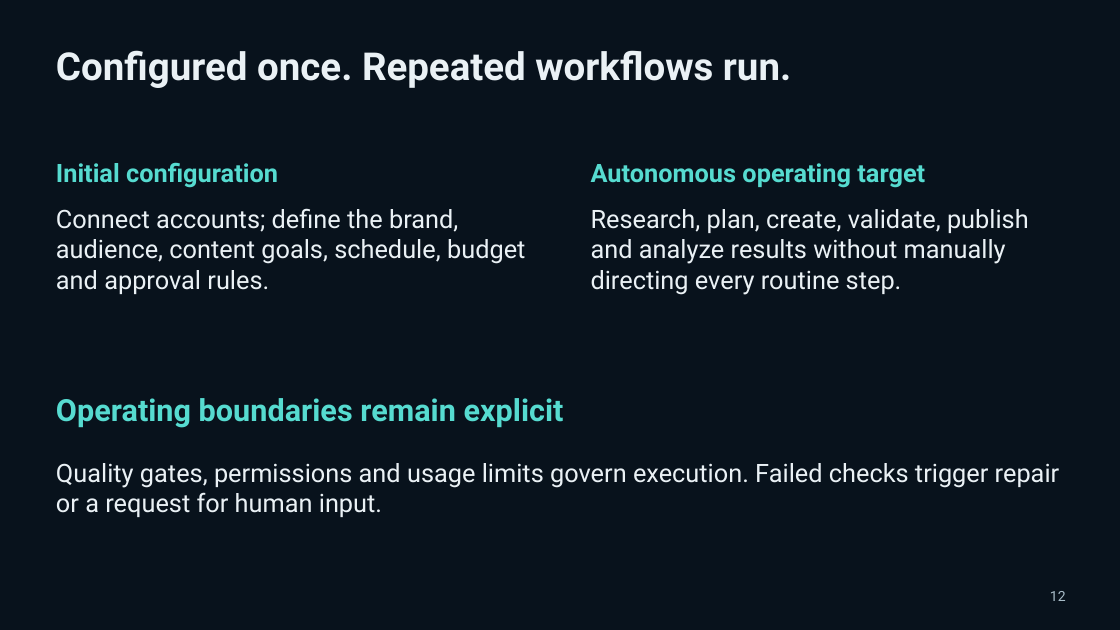
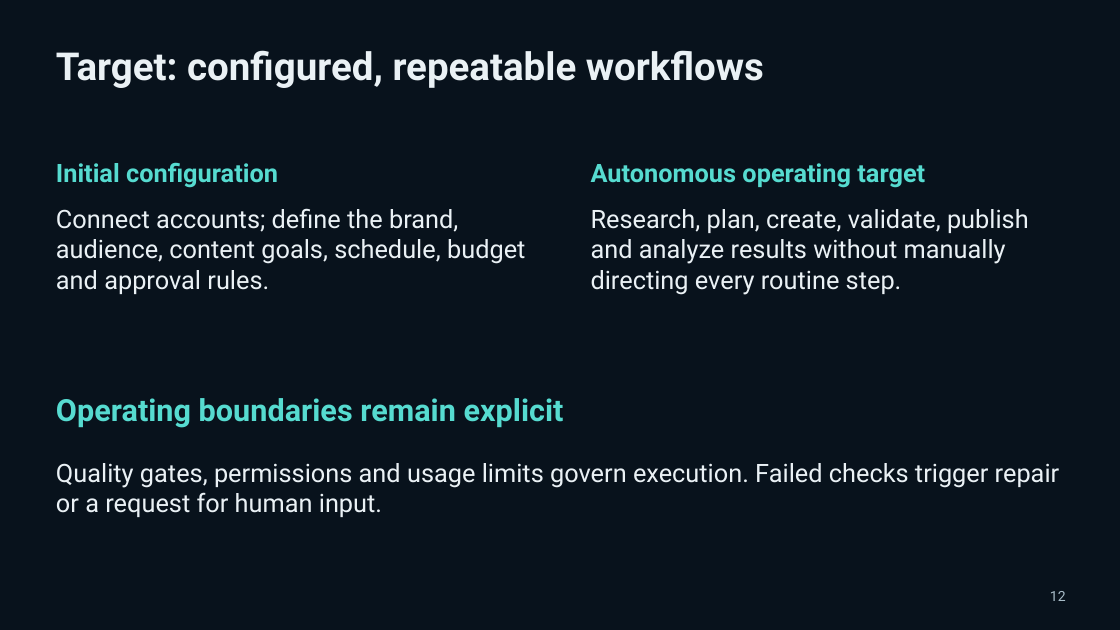
Before and after one commit to pavlichuckcrypt-maker/Vantemio, a slide deck: slide 12 of docs/pitch/Vantemio_Presentation_2026-10-05.pptx. Drawn at 1120x630 pixels with LibreOffice and Linux fonts; fonts in the diff are those of the drawing. Boxes give left, top, right and bottom in pixels: in the first picture for what was removed or moved away, otherwise in the second. Text is boxed around its words. In the diff, an @@ line names an element or a change of style, - is before the commit and + after.

```diff
--- a/docs/pitch/Vantemio_Presentation_2026-10-05.pptx
+++ b/docs/pitch/Vantemio_Presentation_2026-10-05.pptx
@@ text at [56,50,764,88]: text changed @@
-Configured once. Repeated workflows run.
+Target: configured, repeatable workflows
```
Also in this commit, not shown: 17 other slides changed, 1 slide added, 1 other file.
